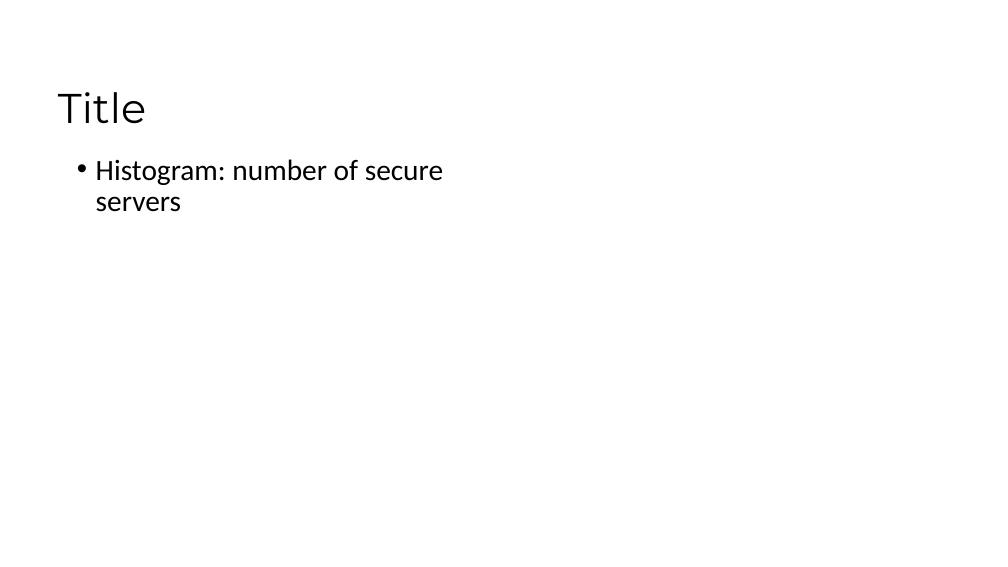
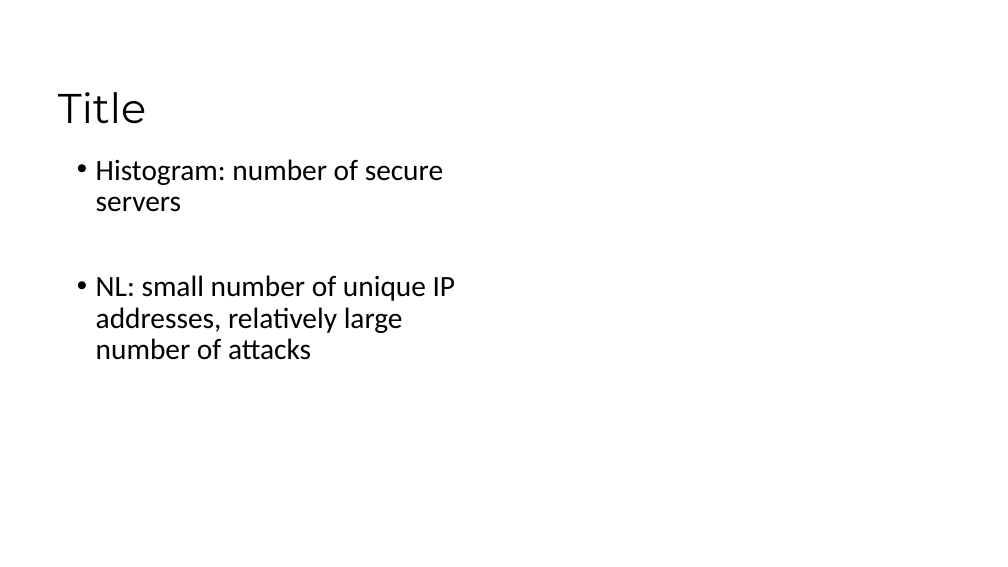
Before and after one commit to jazzmoe/resolutemean2018, a slide deck: slide 2 of presentation/20180325-datafest2018-theresolutemean.pptx. Drawn at 1008x567 pixels with LibreOffice and Linux fonts; fonts in the diff are those of the drawing; background and template pictures are left out. Boxes give left, top, right and bottom in pixels: in the first picture for what was removed or moved away, otherwise in the second. Text is boxed around its words. In the diff, an @@ line names an element or a change of style, - is before the commit and + after.

```diff
--- a/presentation/20180325-datafest2018-theresolutemean.pptx
+++ b/presentation/20180325-datafest2018-theresolutemean.pptx
@@ text at box(96, 275, 456, 360): paragraph added @@
+• NL: small number of unique IP addresses, relatively large number of attacks
```
Also in this commit, not shown: 1 other slide changed, 1 other file.
